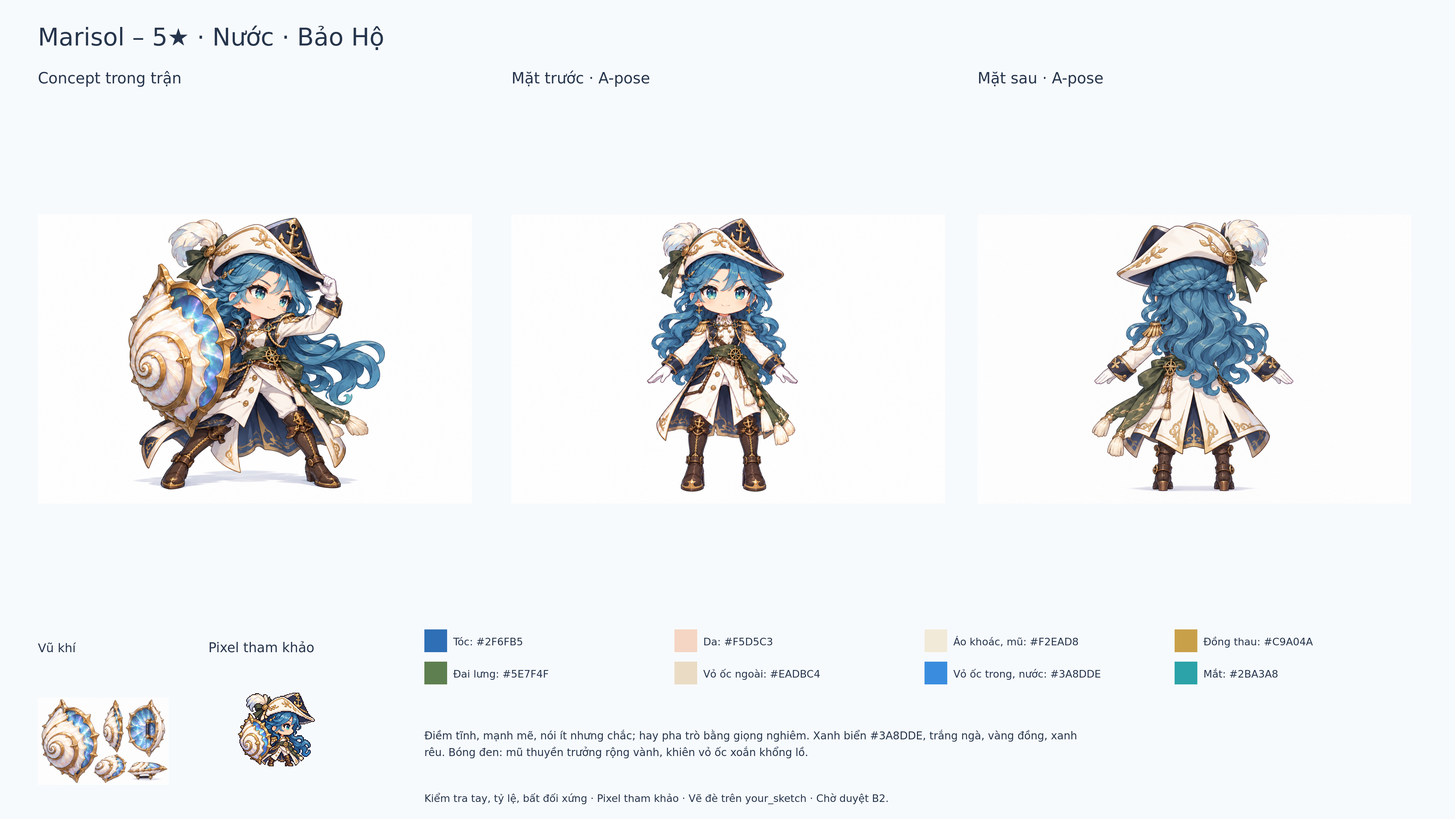
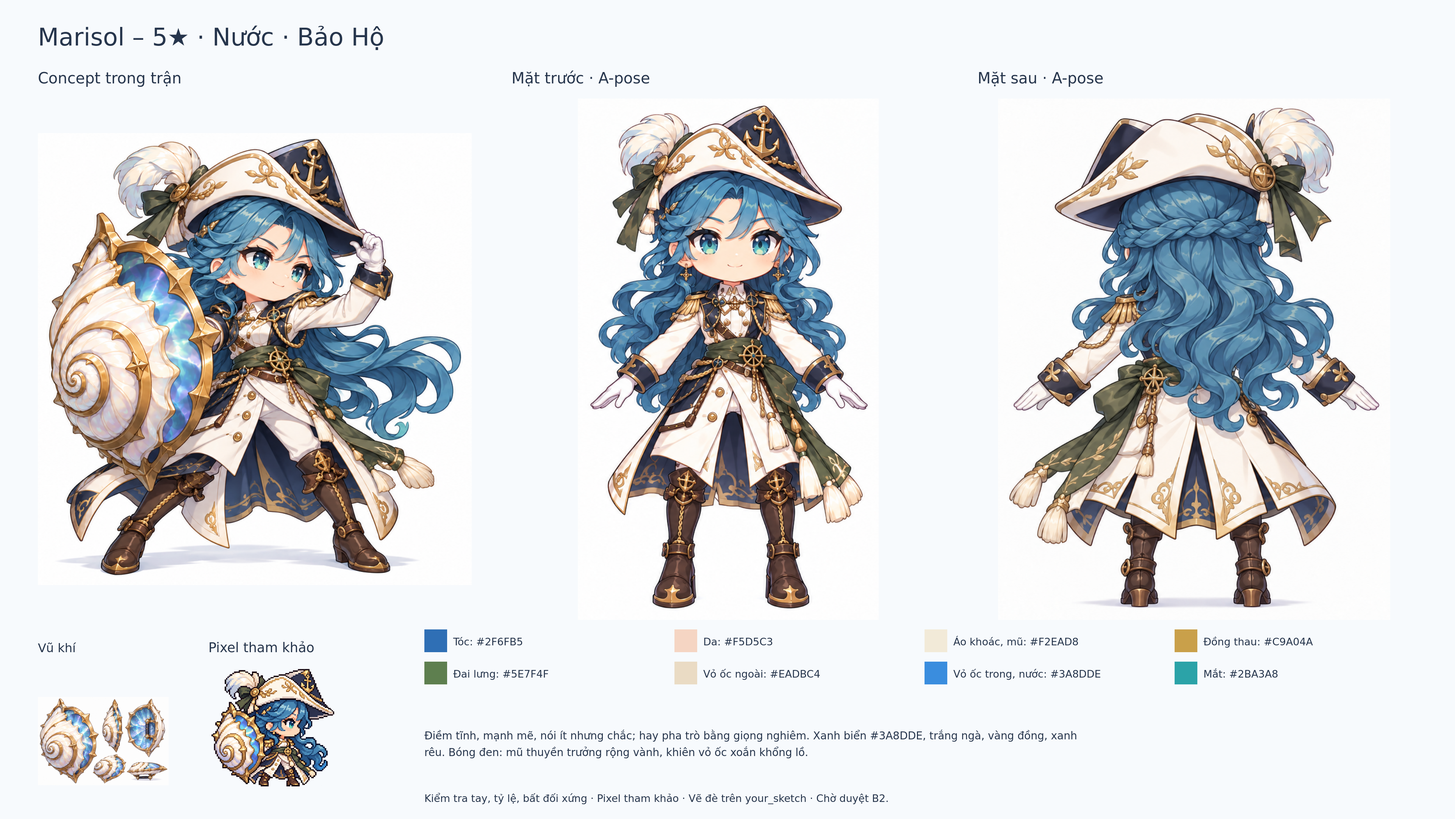
Layer changes from the first 1455x819 image to the second:
painted on "map_pixel" over [37, 98, 1412, 787]
painted on "weapon" over [37, 98, 1412, 787]
painted on "concept_back" over [37, 98, 1412, 787]
painted on "concept_front" over [37, 98, 1412, 787]
painted on "concept_battle" over [37, 98, 1412, 787]
